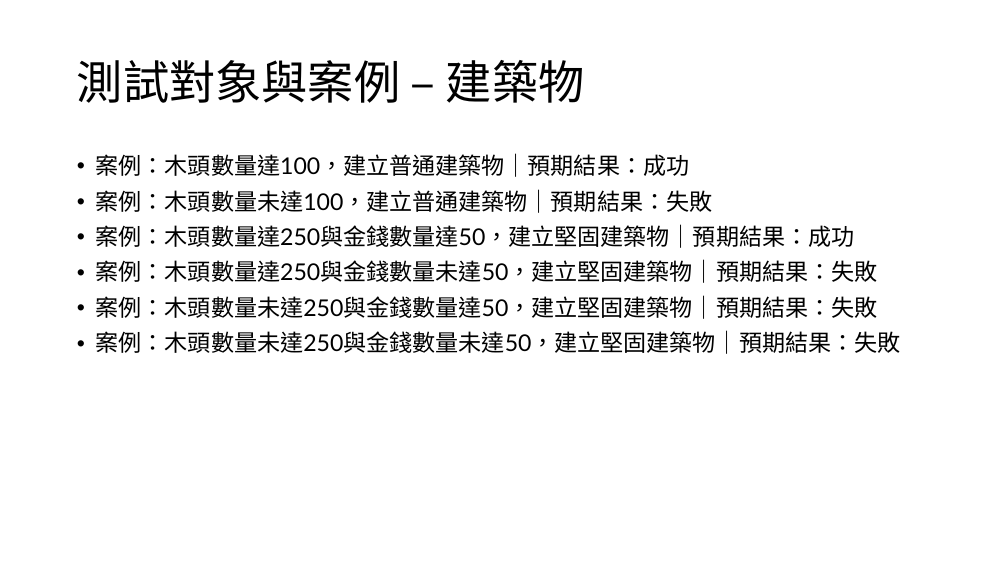
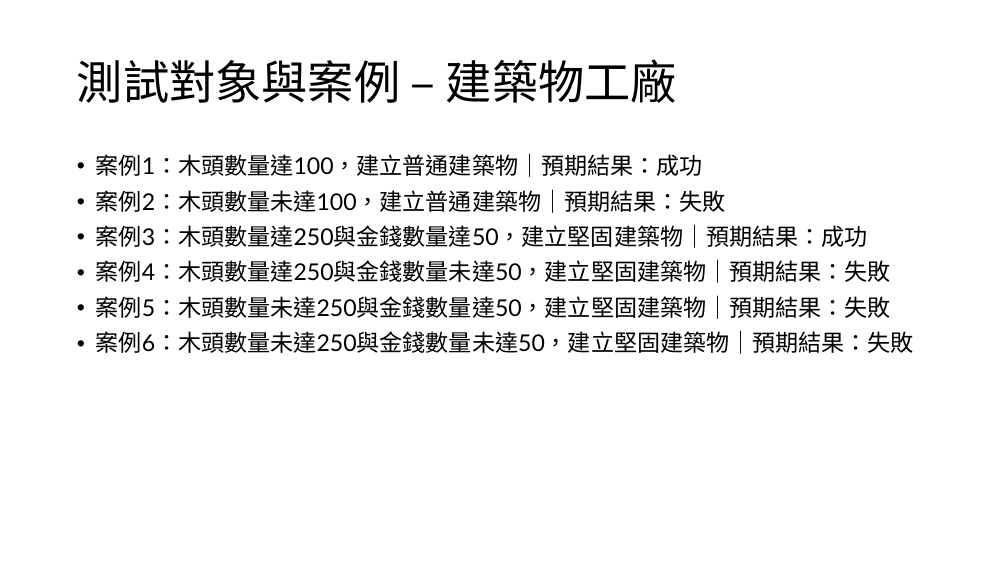
Before and after one commit to i39u65f51q/java-design-pattern, a slide deck: slide 6 of 軟體驗證簡報.pptx (slide 8 before the commit). Drawn at 1008x567 pixels with LibreOffice and Linux fonts; fonts in the diff are those of the drawing. Boxes give left, top, right and bottom in pixels: in the first picture for what was removed or moved away, otherwise in the second. Text is boxed around its words. In the diff, an @@ line names an element or a change of style, - is before the commit and + after.

```diff
--- a/軟體驗證簡報.pptx
+++ b/軟體驗證簡報.pptx
@@ title at bbox=[77, 59, 677, 103]: text changed @@
-測試對象與案例 – 建築物
+測試對象與案例 – 建築物工廠
@@ text at bbox=[96, 153, 914, 354]: text changed @@
-• 案例：木頭數量達100，建立普通建築物｜預期結果：成功
-• 案例：木頭數量未達100，建立普通建築物｜預期結果：失敗
-• 案例：木頭數量達250與金錢數量達50，建立堅固建築物｜預期結果：成功
-• 案例：木頭數量達250與金錢數量未達50，建立堅固建築物｜預期結果：失敗
-• 案例：木頭數量未達250與金錢數量達50，建立堅固建築物｜預期結果：失敗
-• 案例：木頭數量未達250與金錢數量未達50，建立堅固建築物｜預期結果：失敗
+• 案例1：木頭數量達100，建立普通建築物｜預期結果：成功
+• 案例2：木頭數量未達100，建立普通建築物｜預期結果：失敗
+• 案例3：木頭數量達250與金錢數量達50，建立堅固建築物｜預期結果：成功
+• 案例4：木頭數量達250與金錢數量未達50，建立堅固建築物｜預期結果：失敗
+• 案例5：木頭數量未達250與金錢數量達50，建立堅固建築物｜預期結果：失敗
+• 案例6：木頭數量未達250與金錢數量未達50，建立堅固建築物｜預期結果：失敗
```
Also in this commit, not shown: 4 other slides changed, 8 slides added.
